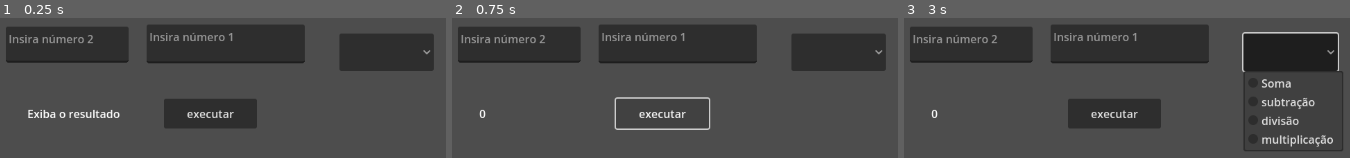
Above: before the commit, frames 1-3 (left to right).
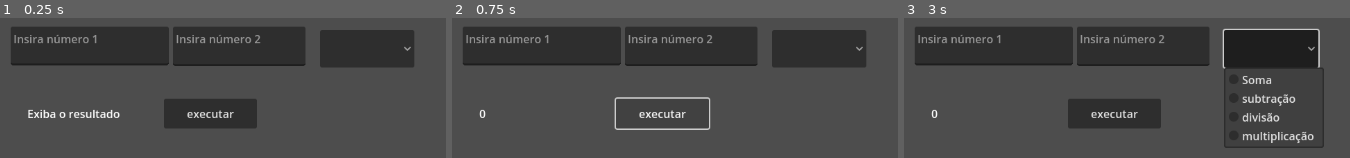
Above: after the commit, the same moments.

Repository: isabellinc/Atividades
Game: Godot game, scene res://atividade_17/atividade_17.tscn
Same seed, same stepped clock (60 frames per second), same inputs: the game is played once before the commit and once after it. The project has no main scene, so this scene is started directly.
Inputs (mouse positions are in pixels of both pictures, inside the frame that each line leads up to; where the layout moved, square brackets give the same spot in the first picture):
- Up to frame 1 (0.25 s): no input
- Up to frame 2 (0.75 s): click "executar" at 0.5 s
- Up to frame 3 (3 s): click "executar" at 1.25 s; click "executar" at 2 s; click (1269, 48) [1292, 51] at 2.75 s

The runs differ from the first frame. In frame 1, 6.9% of the frame differs, in the area x 1-98%, y 5-38%; in frame 2, 6.9%; in frame 3, 11%, in the area x 1-99%, y 5-95%.

Commit message:
circularprogressbar

Diff:
--- a/entrega-atividade/atividade_17/atividade_17.tscn
+++ b/entrega-atividade/atividade_17/atividade_17.tscn
@@ -21,18 +21,18 @@
 
 [node name="TextEdit" type="TextEdit" parent="."]
 layout_mode = 0
-offset_left = 56.0
+offset_left = 297.0
 offset_top = 24.0
-offset_right = 233.0
-offset_bottom = 76.0
+offset_right = 488.0
+offset_bottom = 81.0
 placeholder_text = "Insira número 2"
 
 [node name="TextEdit2" type="TextEdit" parent="."]
 layout_mode = 0
-offset_left = 259.0
-offset_top = 21.0
-offset_right = 487.0
-offset_bottom = 77.0
+offset_left = 63.0
+offset_top = 24.0
+offset_right = 291.0
+offset_bottom = 80.0
 placeholder_text = "Insira número 1"
 
 [node name="Label" type="Label" parent="."]
@@ -46,10 +46,10 @@
 [node name="OptionButton" type="OptionButton" parent="."]
 layout_mode = 1
 anchors_preset = -1
-offset_left = 537.0
-offset_top = 34.0
-offset_right = 668.0
-offset_bottom = 88.0
+offset_left = 509.0
+offset_top = 29.0
+offset_right = 645.0
+offset_bottom = 83.0
 item_count = 4
 popup/item_0/text = "Soma"
 popup/item_0/id = 0
--- /dev/null
+++ b/entrega-atividade/atividade_18/ProgressBar.tscn
@@ -0,0 +1,31 @@
+[gd_scene load_steps=4 format=3 uid="uid://dxseqj0ktkpej"]
+
+[ext_resource type="Script" uid="uid://bnpsdh32a5edr" path="res://atividade_18/progress_bar.gd" id="1_8sdvf"]
+[ext_resource type="Texture2D" uid="uid://c5lsyccxvtsvk" path="res://atividade_18/1-removebg-preview.png" id="2_0gmot"]
+[ext_resource type="Texture2D" uid="uid://ddj1lutblnyli" path="res://atividade_18/2-removebg-preview.png" id="3_jh31b"]
+
+[node name="ProgressBar" type="Control"]
+layout_mode = 3
+anchors_preset = 15
+anchor_right = 1.0
+anchor_bottom = 1.0
+grow_horizontal = 2
+grow_vertical = 2
+script = ExtResource("1_8sdvf")
+
+[node name="Timer" type="Timer" parent="."]
+wait_time = 0.1
+autostart = true
+
+[node name="TextureProgressBar" type="TextureProgressBar" parent="."]
+layout_mode = 0
+offset_left = 42.0
+offset_top = 36.0
+offset_right = 82.0
+offset_bottom = 76.0
+value = 10.0
+fill_mode = 4
+texture_under = ExtResource("2_0gmot")
+texture_progress = ExtResource("3_jh31b")
+
+[connection signal="editor_state_changed" from="Timer" to="." method="_on_timer_timeout"]
--- /dev/null
+++ b/entrega-atividade/atividade_18/progress_bar.gd
@@ -0,0 +1,5 @@
+extends Control
+
+
+func _on_timer_timeout() -> void:
+	$TextureProgressBar.value +=1
--- a/entrega-atividade/project.godot
+++ b/entrega-atividade/project.godot
@@ -13,3 +13,10 @@
 config/name="entrega atividade"
 config/features=PackedStringArray("4.4", "Forward Plus")
 config/icon="res://icon.svg"
+
+[file_customization]
+
+folder_colors={
+"res://atividade_17/": "teal",
+"res://atividade_18/": "purple"
+}
Binary file added: entrega-atividade/atividade_18/1-removebg-preview.png
Not shown, added: entrega-atividade/atividade_18/1-removebg-preview.png.import
Binary file added: entrega-atividade/atividade_18/2-removebg-preview.png
Not shown, added: entrega-atividade/atividade_18/2-removebg-preview.png.import
Not shown, added: entrega-atividade/atividade_18/progress_bar.gd.uid
